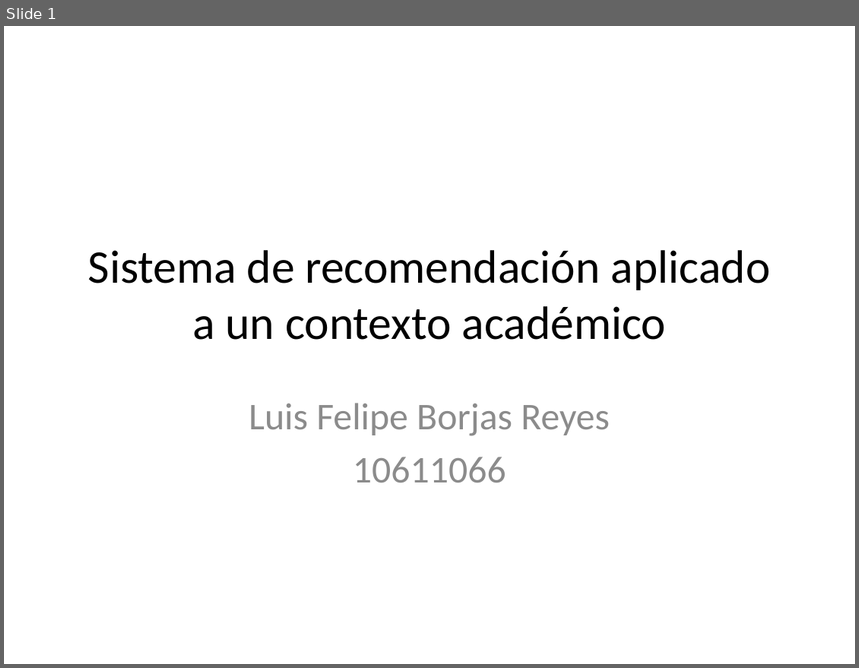
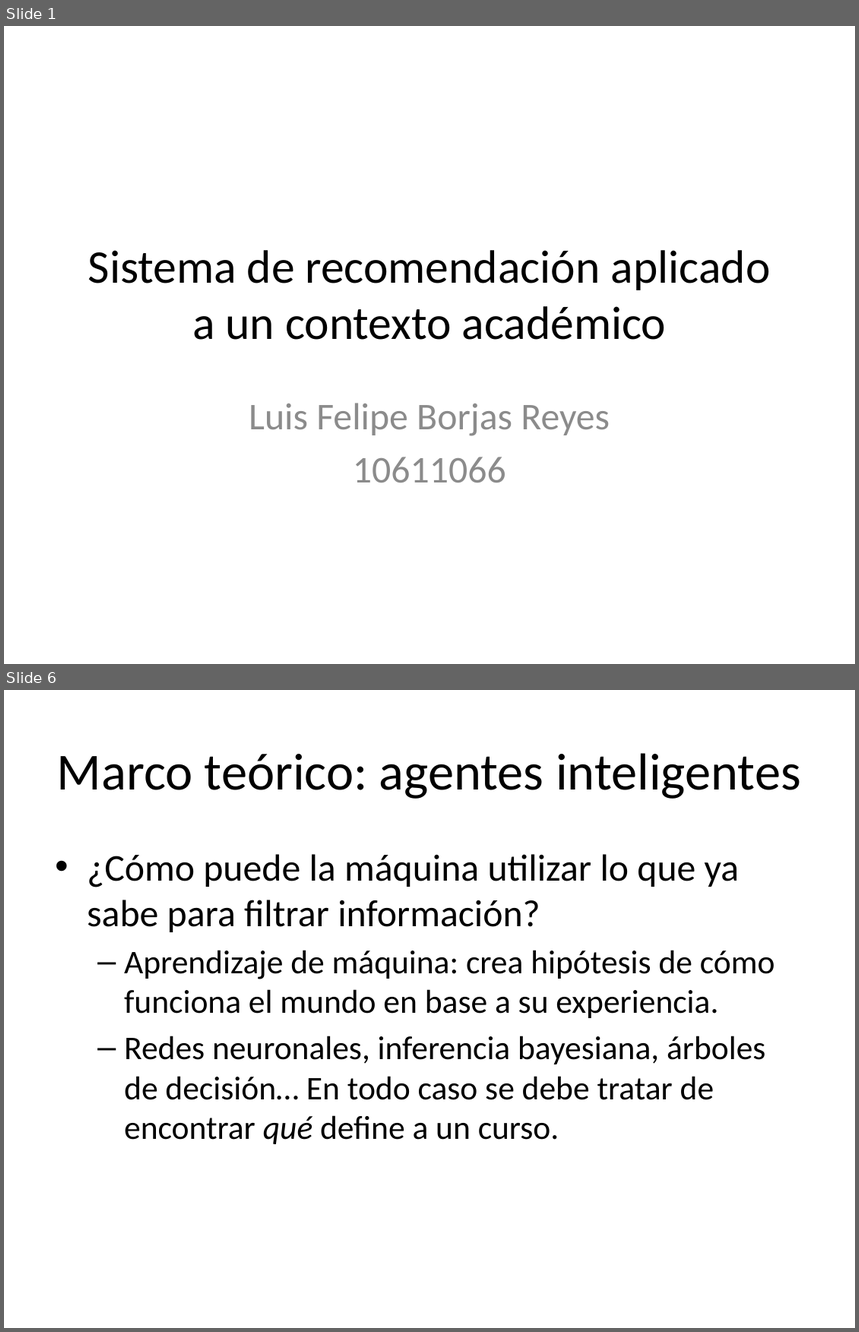
Before and after one commit to lfborjas/Lebrixen, a slide deck: Expo.pptx. Shown one above the other, each under a label of ours: slide 1 before the commit, slides 1 and 6 after it; the slides between them are not shown. The pictures are 859x668 and 859x1332 pixels, drawn with LibreOffice and Linux fonts; fonts in the diff are those of the drawing. Boxes give left, top, right and bottom in pixels: in the first picture for what was removed or moved away, otherwise in the second. Text is boxed around its words. In the diff, an @@ line names an element or a change of style, - is before the commit and + after.

Commit message:
Borrador de la presentación para el cuarto avance

```diff
--- a/Expo.pptx
+++ b/Expo.pptx
@@ slide 6 added at <box>4,690,855,1328</box>, background #FFFFFF @@
@@ title added at <box>57,753,801,799</box>, 44 pt, text #000000 @@
+Marco teórico: agentes inteligentes
@@ text added at <box>87,854,775,1144</box>, 28 pt, text #000000 @@
+• ¿Cómo puede la máquina utilizar lo que ya sabe para filtrar información?
+  – Aprendizaje de máquina: crea hipótesis de cómo funciona el mundo en base a su experiencia.
+  – Redes neuronales, inferencia bayesiana, árboles de decisión… En todo caso se debe tratar de encontrar qué define a un curso.
```
Also in this commit, not shown: 5 slides changed, 10 other slides added, 2 slides removed.
